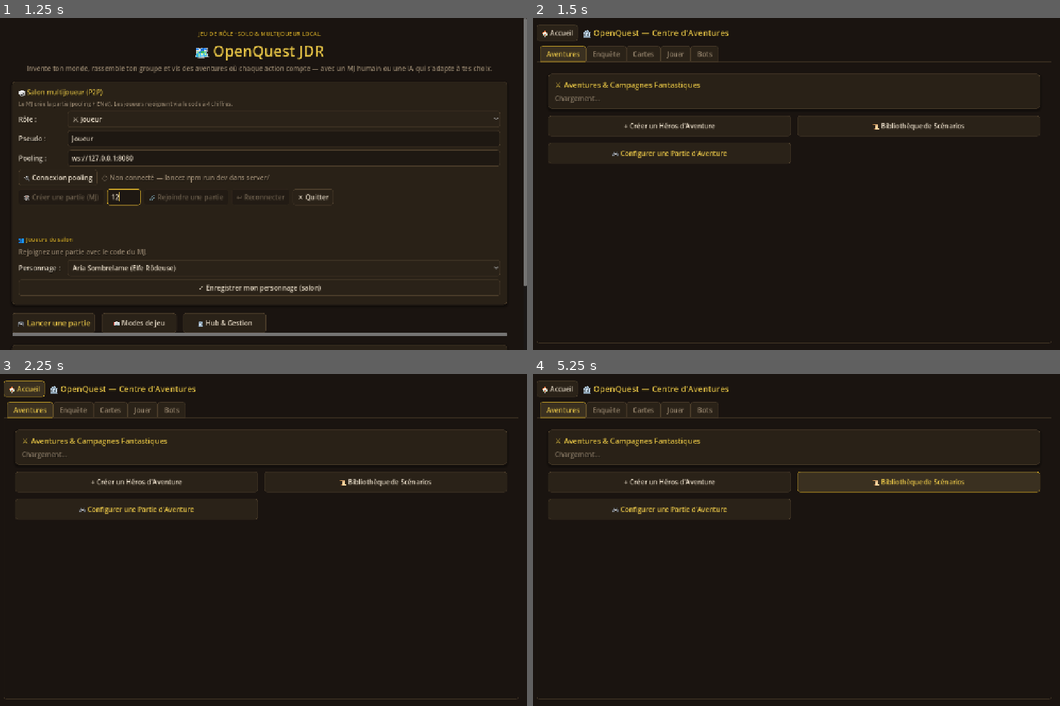
Above: before the commit, frames 1-4 (two rows, left to right).
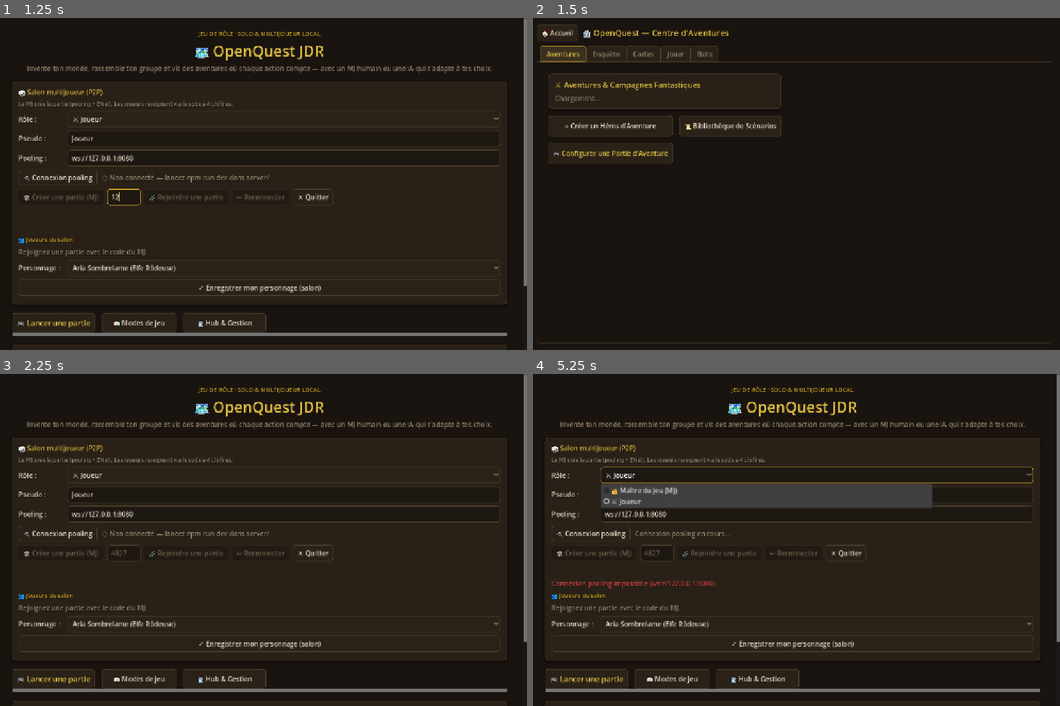
Above: after the commit, the same moments.

Repository: Poisson48/OpenQuest_jdr
Game: Godot game, scene res://scenes/main_menu.tscn
The game is run twice, just before and just after one commit, with the same random seed, the same clock (stepped at 60 frames per second) and the same inputs.
Inputs (mouse positions are in pixels of both pictures, inside the frame that each line leads up to):
- Up to frame 1 (1.25 s): click (126, 197) at 0.52 s; type "12" at 0.6 s
- Up to frame 2 (1.5 s): click "🏛️ Hub & Gestion" at 1.25 s
- Up to frame 3 (2.25 s): click "🏠 Accueil" at 2 s
- Up to frame 4 (5.25 s): click (817, 473) at 2.75 s, where only the run after the commit has a clickable "⚔️ Joueur"; click (670, 480) at 3.5 s, where only the run before the commit has a clickable "+ Créer un Héros d'Aventure"; click (590, 533) at 4.25 s, where only the run after the commit has a clickable "🔌 Connexion pooling"; click (917, 480) at 5 s, where only the run before the commit has a clickable "📜 Bibliothèque de Scénarios"

Frame 1 is identical in both runs. In frame 2, 1.3% of the frame differs, in the area x 3-97%, y 16-44%; in frame 3, 12%; in frame 4, 18%, in the area x 0-100%, y 0-100%.
Error before the commit: Parse Error: Identifier "NetworkClient" not declared in the current scope. (res://scripts/hub.gd:22)
Error after the commit: Invalid access to property or key 'pressed' on a base object of type 'null instance'. (res://scripts/hub.gd:26)

Commit message:
Met à jour la doc projet, le Hub et ajoute des scripts de démo MJ.
Les guides collaboration/Godot reflètent le flux actuel et les utilitaires permettent de lancer Godot et capturer l’interface pour les tests MJ.

Co-authored-by: Cursor <cursoragent@cursor.com>

Diff:
--- /dev/null
+++ b/game/scenes/debug/mj_demo_boot.tscn
@@ -0,0 +1,6 @@
+[gd_scene load_steps=2 format=3 uid="uid://mj_demo_boot_001"]
+
+[ext_resource type="Script" path="res://scripts/debug/mj_demo_boot.gd" id="1_script"]
+
+[node name="MjDemoBoot" type="Node"]
+script = ExtResource("1_script")
--- /dev/null
+++ b/game/scripts/debug/mj_demo_boot.gd
@@ -0,0 +1,55 @@
+extends Node
+
+func _ready() -> void:
+	var party: Array = [
+		{
+			"id": "hero-demo-1",
+			"name": "Aria",
+			"race": "Elfe",
+			"class": "Rôdeuse",
+			"hp": 12,
+			"ac": 14,
+			"isPlayer": true,
+			"isHuman": true,
+			"isBot": false,
+			"clientId": "joueur-demo"
+		},
+		{
+			"id": "hero-demo-2",
+			"name": "Thorin",
+			"race": "Nain",
+			"class": "Guerrier",
+			"hp": 14,
+			"ac": 16,
+			"isPlayer": true,
+			"isHuman": true,
+			"isBot": false,
+			"clientId": "joueur-2-demo"
+		},
+		{
+			"id": "bot-demo-1",
+			"name": "Kael",
+			"race": "Humain",
+			"class": "Rôdeur",
+			"hp": 11,
+			"ac": 13,
+			"isPlayer": false,
+			"isHuman": false,
+			"isBot": true
+		}
+	]
+
+	GameData.reload_builtin_scenarios()
+	GameData.create_new_game("demo-kharak", "multi", "human", "long", party)
+	GameData.active_game["gmName"] = "MJ Demo"
+	GameData.active_game["waitingForGm"] = true
+	GameData.active_game["turnIndex"] = 1
+	GameData.add_log_entry("Aria", "J'approche la caravane prudemment et observe les nomades.", "player")
+	GameData.save_active_game()
+
+	MultiplayerManager.player_role = "gm"
+	MultiplayerManager.player_name = "MJ Demo"
+	MultiplayerManager.is_gm = true
+
+	print("[MJ DEMO] boot -> session demo-kharak human gm")
+	get_tree().change_scene_to_file("res://scenes/session/session.tscn")
--- a/game/scripts/game_setup.gd
+++ b/game/scripts/game_setup.gd
@@ -55,11 +55,6 @@
 
 	opt_scenario.item_selected.connect(_on_scenario_selected)
 	spin_party_size.value_changed.connect(_on_party_size_changed)
-	NetworkClient.connected.connect(func(_id, _name): _update_net_panel())
-	NetworkClient.disconnected.connect(_update_net_panel)
-	NetworkClient.game_started.connect(_on_game_started_from_server)
-	NetworkClient.lobby_updated.connect(_on_lobby_updated)
-	NetworkClient.error_received.connect(_on_server_error)
 
 	MultiplayerManager.game_started.connect(_on_pooling_game_started)
 	MultiplayerManager.p2p_error.connect(_on_pooling_error)
@@ -186,7 +181,7 @@
 	for i in range(available_chars.size()):
 		var c: Dictionary = available_chars[i]
 		var prefix := "🔍 " if _current_quest_format == "investigation" else ""
-		var label := "%s%s (%s %s)" % [prefix, c.get("name"), c.get("race"), c.get("class")]
+		var label := "%s%s" % [prefix, GameData.format_character_summary(c)]
 		opt_main_char.add_item(label, i)
 		opt_main_char.set_item_metadata(i, c.get("id"))
 		opt_joiner_char.add_item(label, i)
@@ -221,7 +216,7 @@
 		and not MultiplayerManager.is_game_master()
 		and MultiplayerManager.is_p2p_active()
 	)
-	_is_joiner = (NetworkClient.is_server_connected() and not NetworkClient.is_host()) or _is_pooling_joiner
+	_is_joiner = _is_pooling_joiner
 	joiner_panel.visible = _is_joiner
 	if _is_joiner:
 		%BtnStartGame.visible = false
@@ -372,13 +367,7 @@
 	for b in available_bots:
 		var check := CheckBox.new()
 		var prefix := "🔍🤖 " if _current_quest_format == "investigation" else "🤖 "
-		check.text = "%s%s (%s %s) - %s" % [
-			prefix,
-			b.get("name", "Bot"),
-			b.get("race", ""),
-			b.get("class", ""),
-			b.get("personality", "")
-		]
+		check.text = "%s%s" % [prefix, GameData.format_character_summary(b)]
 		var bot_id: String = b.get("id", "")
 		check.button_pressed = selected_bot_ids.has(bot_id)
 		check.toggled.connect(func(toggled: bool):
@@ -397,8 +386,6 @@
 		var blank := GameData.create_blank_character()
 		if MultiplayerManager.is_in_room():
 			blank["name"] = MultiplayerManager.player_name
-		elif NetworkClient.is_server_connected():
-			blank["name"] = NetworkClient.player_name
 		else:
 			blank["name"] = "Aventurier"
 		blank["isPlayer"] = true
@@ -420,10 +407,10 @@
 	return member
 
 func _on_joiner_register_pressed() -> void:
-	if not NetworkClient.is_server_connected():
-		return
-	NetworkClient.register_character(_build_character_from_option(opt_joiner_char))
-	%LblJoinerHint.text = "✓ Personnage enregistré — en attente du lancement par l'hôte."
+	if not _is_pooling_joiner:
+		return
+	MultiplayerManager.register_character(_build_character_from_option(opt_joiner_char))
+	%LblJoinerHint.text = "✓ Personnage enregistré — en attente du lancement par le MJ."
 
 func _on_start_game_pressed() -> void:
 	if _is_joiner:
@@ -492,20 +479,6 @@
 		MultiplayerManager.client_request_start_game(scn_id, party, mode_val, gm_val, quest_format, party_size, map_ids)
 		return
 
-
-	if NetworkClient.is_server_connected():
-		if not party.is_empty() and _host_plays_character():
-			NetworkClient.register_character(party[0])
-		_waiting_server_start = true
-		%BtnStartGame.disabled = true
-		%BtnStartGame.text = "⏳ Lancement via serveur..."
-		if not NetworkClient.game_started.is_connected(_on_game_started_from_server):
-			NetworkClient.game_started.connect(_on_game_started_from_server, CONNECT_ONE_SHOT)
-		if not NetworkClient.error_received.is_connected(_on_server_error):
-			NetworkClient.error_received.connect(_on_server_error, CONNECT_ONE_SHOT)
-		NetworkClient.start_game(scn_id, party, mode_val, gm_val, quest_format, party_size, map_ids)
-		return
-
 	_start_local_game(scn_id, mode_val, gm_val, quest_format, party, map_ids)
 
 func _start_local_game(scn_id: String, mode_val: String, gm_val: String, quest_format: String, party: Array, map_ids: Array = []) -> void:
@@ -519,20 +492,9 @@
 		var role := "MJ (hôte P2P)" if MultiplayerManager.is_p2p_host() else "joueur P2P"
 		%NetStatusLabel.text = "● Pooling P2P — salon %s (%s)" % [MultiplayerManager.room_code, role]
 		%NetStatusLabel.add_theme_color_override("font_color", ThemeColors.SUCCESS)
-	elif NetworkClient.is_server_connected():
-		var role := "hôte" if NetworkClient.is_host() else "invité"
-		%NetStatusLabel.text = "● Serveur (%s) : %s" % [role, NetworkClient.server_url]
-		%NetStatusLabel.add_theme_color_override("font_color", ThemeColors.SUCCESS)
 	else:
-		%NetStatusLabel.text = "○ Serveur non connecté — configurez l'URL depuis le menu principal"
+		%NetStatusLabel.text = "○ Multijoueur — connectez-vous via le salon P2P du menu principal"
 		%NetStatusLabel.add_theme_color_override("font_color", ThemeColors.TEXT_MUTED)
-
-func _on_game_started_from_server(_game_id: String, state: Dictionary) -> void:
-	_waiting_server_start = false
-	%BtnStartGame.disabled = false
-	%BtnStartGame.text = "🚀 Lancer l'Aventure !"
-	GameData.apply_server_state(state)
-	get_tree().change_scene_to_file("res://scenes/session/session.tscn")
 
 func _on_pooling_game_started(_game_id: String, state: Dictionary) -> void:
 	_waiting_server_start = false
@@ -548,13 +510,6 @@
 		%BtnStartGame.text = "🚀 Lancer l'Aventure (P2P) !"
 	net_status_lbl_fallback(message)
 
-func _on_server_error(msg: String) -> void:
-	if _waiting_server_start:
-		_waiting_server_start = false
-		%BtnStartGame.disabled = false
-		%BtnStartGame.text = "🚀 Lancer l'Aventure !"
-	net_status_lbl_fallback(msg)
-
 func net_status_lbl_fallback(msg: String) -> void:
 	if has_node("%NetStatusLabel"):
 		%NetStatusLabel.text = msg
--- a/game/scripts/hub.gd
+++ b/game/scripts/hub.gd
@@ -18,8 +18,9 @@
 var _last_bot_grid_cols: int = -1
 
 func _ready() -> void:
+	_wrap_tab_scroll(["Aventures", "Enquête", "Jouer"])
 	%BtnHome.pressed.connect(_on_home_pressed)
-	NetworkClient.game_started.connect(_on_remote_game_started)
+	MultiplayerManager.game_started.connect(_on_remote_game_started)
 
 	# Onglet Aventures
 	%BtnAdvNewChar.pressed.connect(func(): GameData.go_to_character_editor("general"))
@@ -531,6 +532,23 @@
 	_pending_delete_bot_id = ""
 	_render_bots()
 
+func _wrap_tab_scroll(tab_names: Array) -> void:
+	for tab_name in tab_names:
+		var tab := tab_container.get_node_or_null(tab_name) as MarginContainer
+		if tab == null or tab.get_child_count() == 0:
+			continue
+		var content := tab.get_child(0)
+		if content is ScrollContainer:
+			continue
+		tab.remove_child(content)
+		var scroll := ScrollContainer.new()
+		scroll.size_flags_horizontal = Control.SIZE_EXPAND_FILL
+		scroll.size_flags_vertical = Control.SIZE_EXPAND_FILL
+		scroll.horizontal_scroll_mode = ScrollContainer.SCROLL_MODE_DISABLED
+		scroll.vertical_scroll_mode = ScrollContainer.SCROLL_MODE_AUTO
+		scroll.add_child(content)
+		tab.add_child(scroll)
+
 func _on_home_pressed() -> void:
 	get_tree().change_scene_to_file("res://scenes/main_menu.tscn")
 
--- a/game/scripts/multiplayer/multiplayer_manager.gd
+++ b/game/scripts/multiplayer/multiplayer_manager.gd
@@ -251,6 +251,18 @@
 		return
 	if GameData.advance_scene():
 		broadcast_state()
+
+func client_go_to_scene(scene_id: String, reason: String = "") -> void:
+	if not is_p2p_host():
+		return
+	if GameData.go_to_scene(scene_id, reason):
+		broadcast_state()
+
+func client_complete_scenario(reason: String = "") -> void:
+	if not is_p2p_host():
+		return
+	GameData.complete_scenario(reason)
+	broadcast_state()
 
 func client_gm_broadcast(author: String, text: String, log_type: String = "gm") -> void:
 	if not is_p2p_active():
Not shown, changed: README.md
Not shown, changed: docs/COLLABORATION.md
Not shown, changed: docs/PLAN_GODOT.md
Not shown, added: scripts/capture_godot_window.py
Not shown, added: scripts/play-godot-mj-demo.ps1
